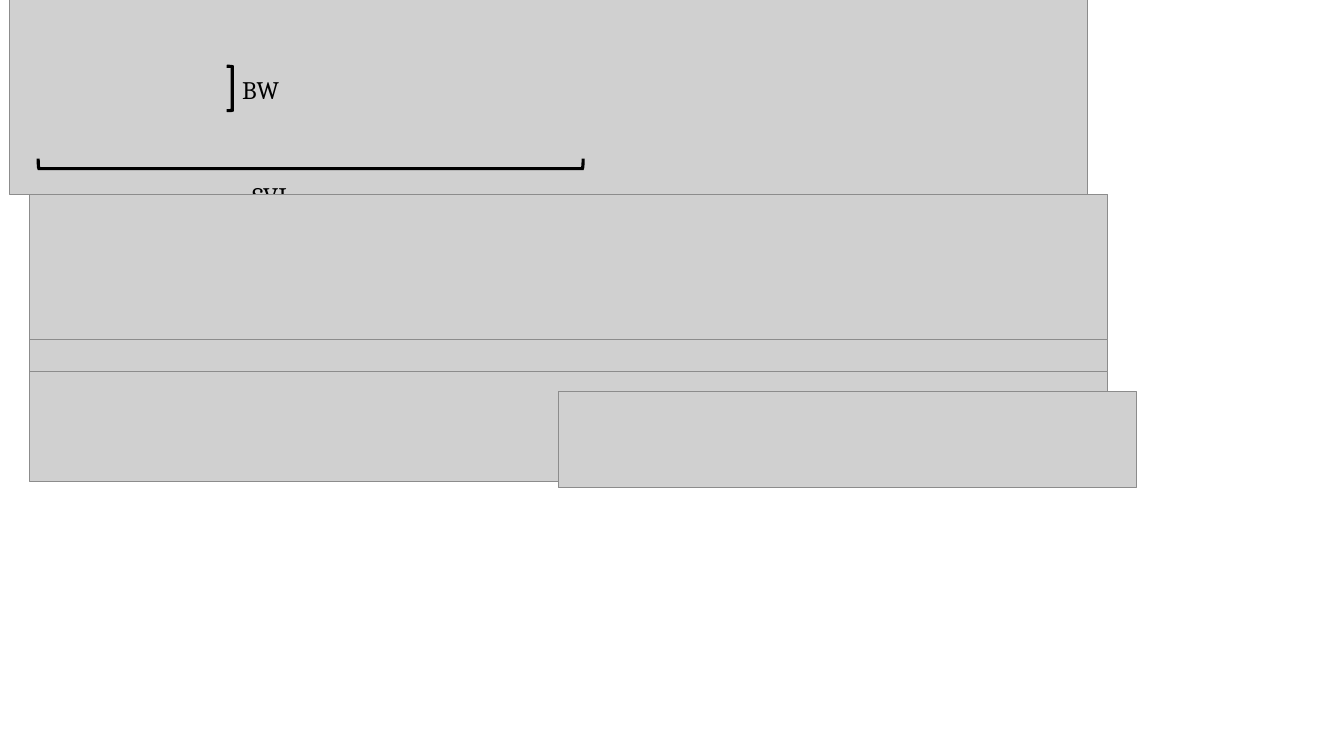
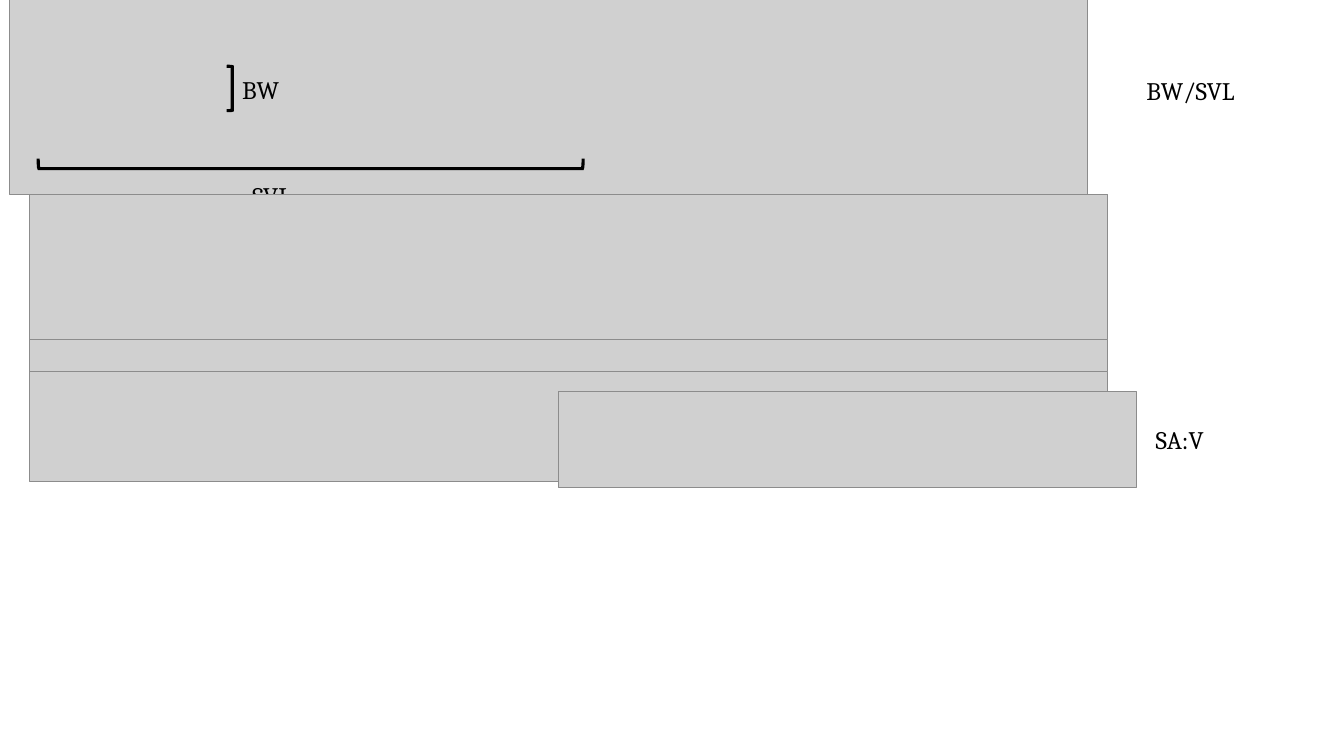
Before and after one commit to ebaken/2020-Adams_Baken_and_Collyer, a slide deck: slide 1 of Figures/Fig5_A.pptx. Drawn at 1344x756 pixels with LibreOffice and Linux fonts; fonts in the diff are those of the drawing; grey boxes stand for pictures. Boxes give left, top, right and bottom in pixels: in the first picture for what was removed or moved away, otherwise in the second. Text is boxed around its words. In the diff, an @@ line names an element or a change of style, - is before the commit and + after.

```diff
--- a/Figures/Fig5_A.pptx
+++ b/Figures/Fig5_A.pptx
@@ text added at (x1=1146, y1=82, x2=1234, y2=103), 18 pt, text #000000 @@
+BW/SVL
@@ text added at (x1=1156, y1=432, x2=1204, y2=449), 18 pt, text #000000 @@
+SA:V
```
Also in this commit, not shown: 16 other files.
